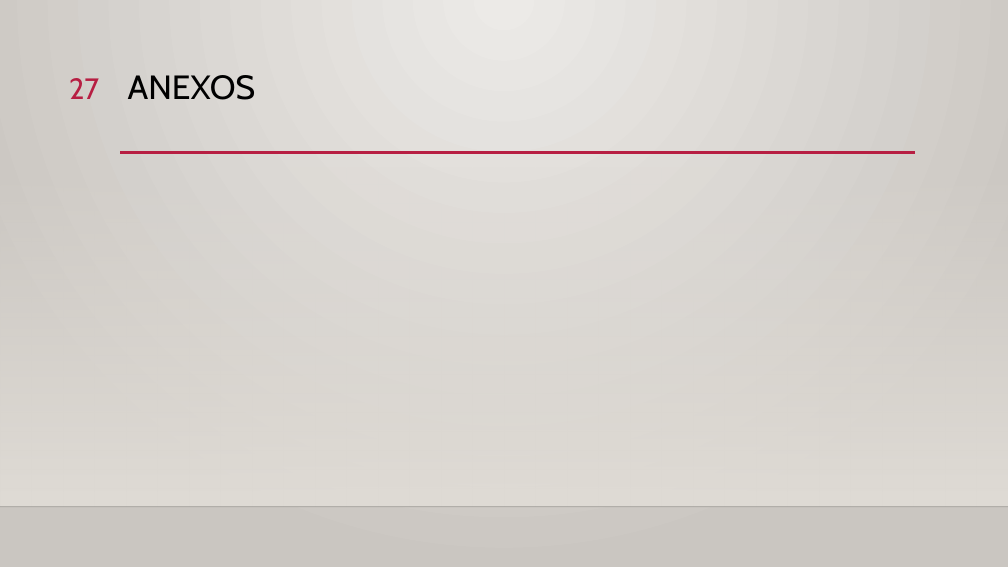
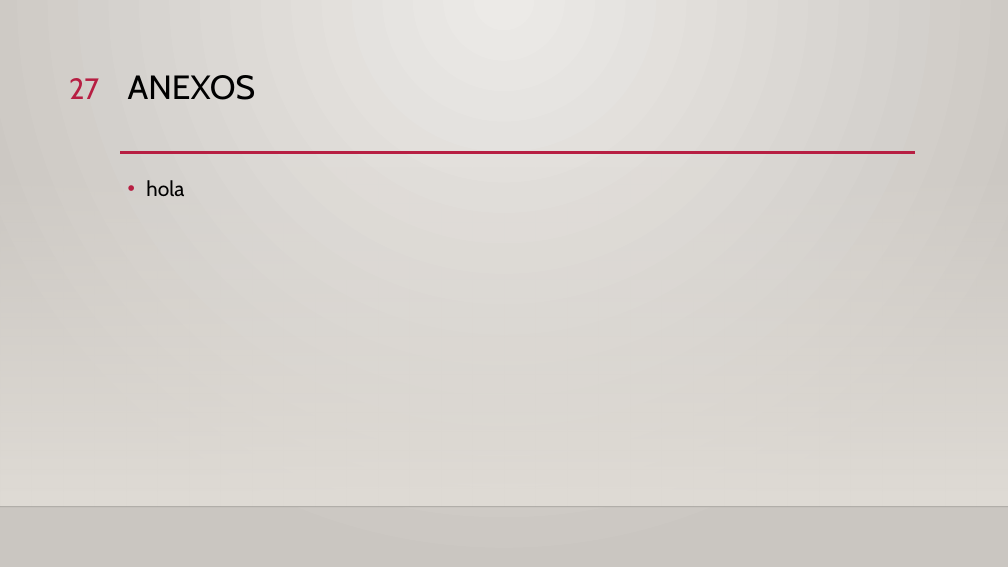
Before and after one commit to garo9521/Trabajo-Terminal, a slide deck: slide 27 of Documento/Final_Presentacion.pptx. Drawn at 1008x567 pixels with LibreOffice and Linux fonts; fonts in the diff are those of the drawing; background and template pictures are left out. Boxes give left, top, right and bottom in pixels: in the first picture for what was removed or moved away, otherwise in the second. Text is boxed around its words. In the diff, an @@ line names an element or a change of style, - is before the commit and + after.

```diff
--- a/Documento/Final_Presentacion.pptx
+++ b/Documento/Final_Presentacion.pptx
@@ text added at (146,180,184,196), 20 pt, text #000000 @@
+• hola
```
Also in this commit, not shown: 2 other files.
